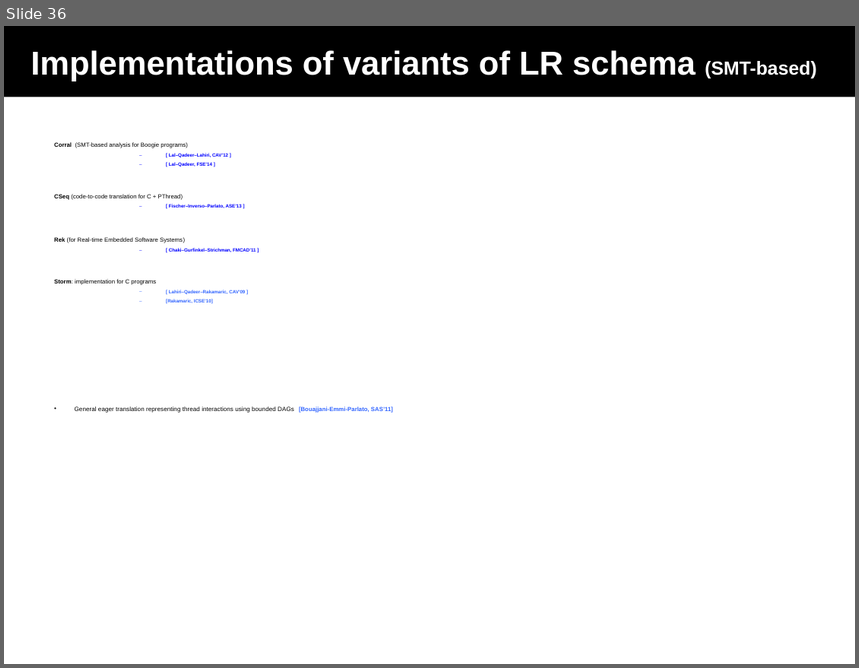
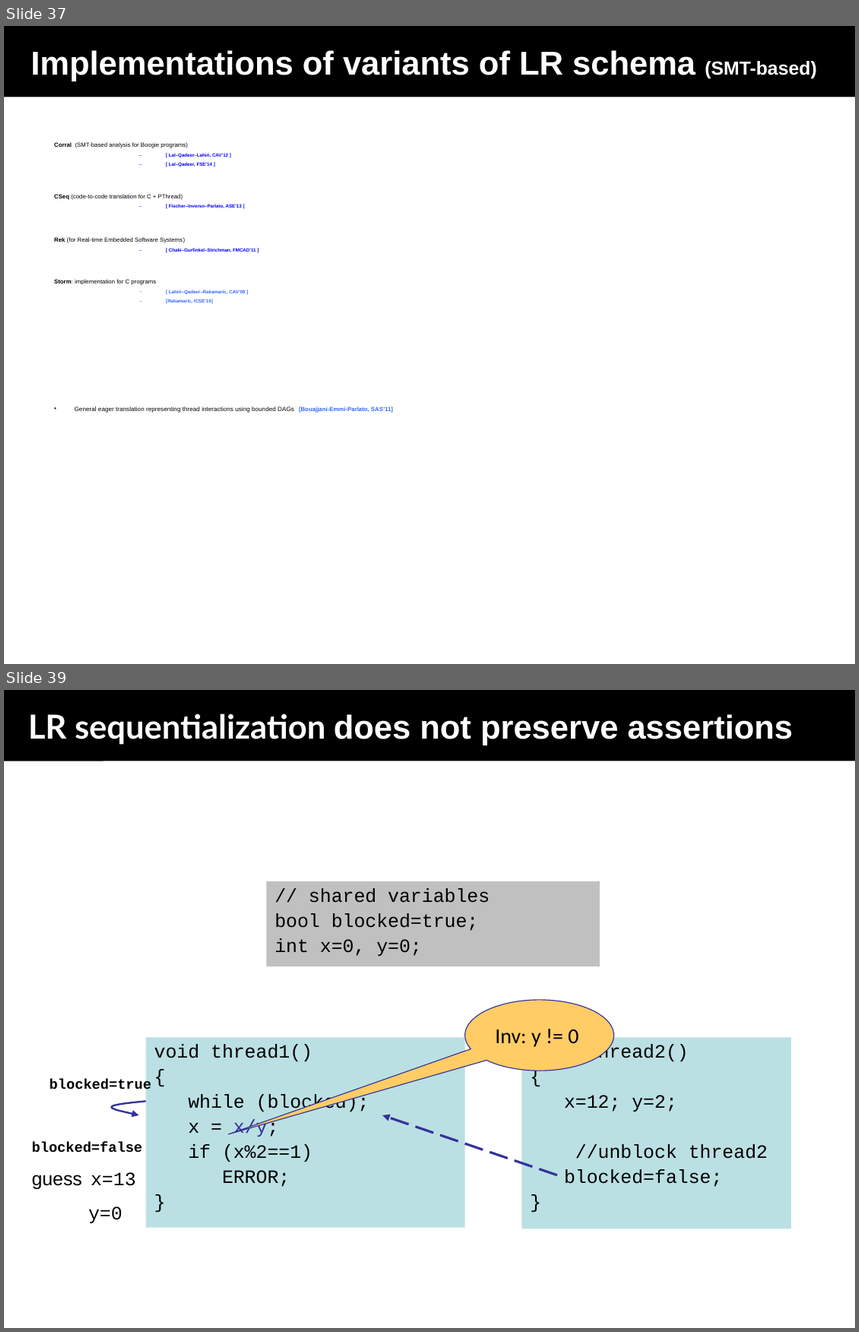
Before and after one commit to menesro/mpri, a slide deck: lecture3/sequentializations.ppt. Shown one above the other, each under a label of ours: slide 36 before the commit, slides 37 and 39 after it; the slides between them are not shown. The pictures are 859x668 and 859x1332 pixels, drawn with LibreOffice and Linux fonts; fonts in the diff are those of the drawing. Boxes give left, top, right and bottom in pixels: in the first picture for what was removed or moved away, otherwise in the second. Text is boxed around its words. In the diff, an @@ line names an element or a change of style, - is before the commit and + after.

Commit message:
some stuff added in the sequentializations

```diff
--- a/lecture3/sequentializations.ppt
+++ b/lecture3/sequentializations.ppt
@@ slide 39 added at bbox=[4, 690, 855, 1328], background #FFFFFF @@
@@ rectangle added at bbox=[4, 695, 104, 761], fill #000000 @@
@@ title added at bbox=[4, 690, 855, 761], fill #000000, 28 pt, text #FFFFFF, bold @@
+LR sequentialization does not preserve assertions
@@ rectangle added at bbox=[266, 882, 600, 967], fill #C0C0C0, 16 pt, text #000000 @@
+// shared variables
+bool blocked=true;
+int x=0, y=0;
@@ speech bubble added at bbox=[465, 1000, 614, 1071], fill #FFCC66, outline #333399 0.74 pt, 18 pt, text #000000 @@
+Inv: y != 0
@@ rectangle added at bbox=[146, 1037, 465, 1227], fill #BBE0E3, 16 pt, text #000000 @@
+void thread1()
+{
+while (blocked);
+x = x/y;
+if (x%2==1)
+ERROR;
+}
@@ rectangle added at bbox=[522, 1037, 791, 1229], fill #BBE0E3, 16 pt, text #000000 @@
+void thread2()
+{
+x=12; y=2;
+//unblock thread2
+blocked=false;
+}
@@ text added at bbox=[50, 1079, 151, 1094], 12 pt, text #000000, bold @@
+blocked=true
@@ freeform shape added at bbox=[110, 1101, 146, 1116], outline #333399 1.5 pt @@
@@ arrow added from (557, 1175) to (382, 1116), #333399 2.01 pt dashed @@
@@ text added at bbox=[32, 1142, 142, 1224], 12 pt, text #000000, bold @@
+blocked=false
+guess x=13
+y=0
@@ what was slide 36 is now slide 37 @@
```
Also in this commit, not shown: 4 slides changed, 22 other slides added, 2 other files.
